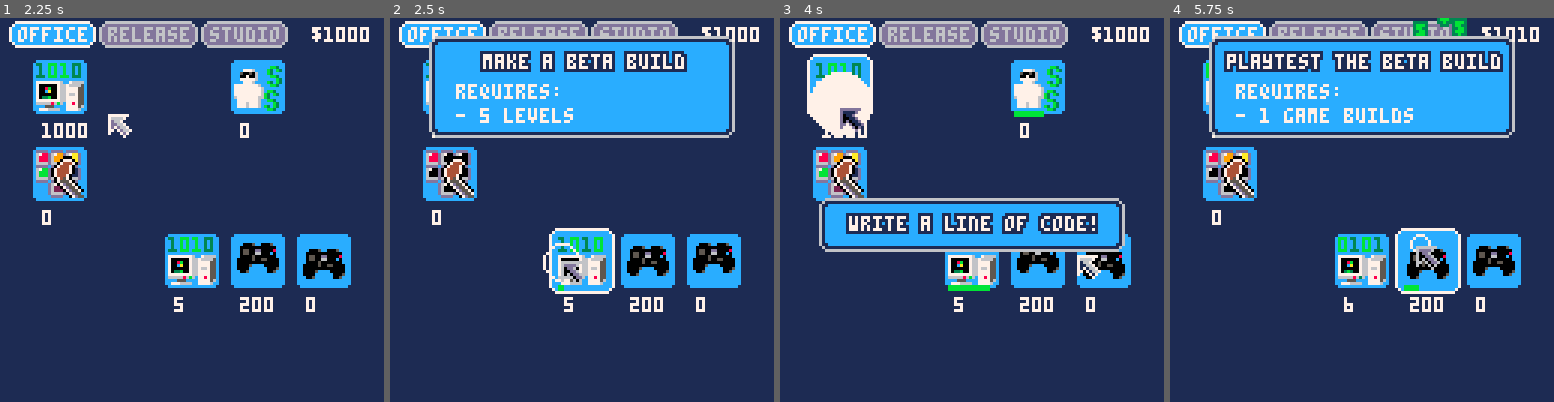
Above: before the commit, frames 1-4 (left to right).
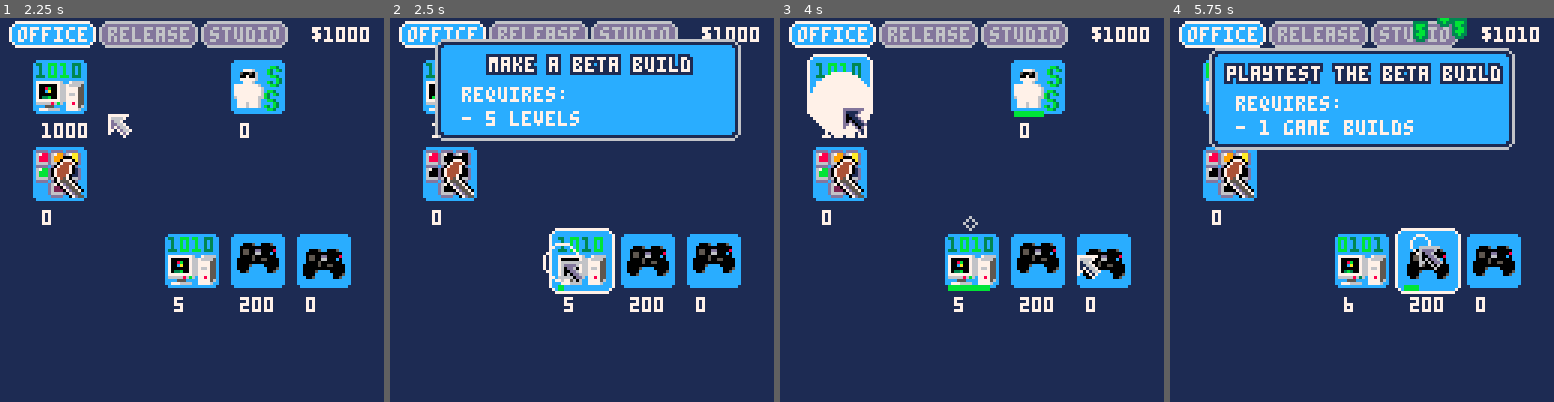
Above: after the commit, the same moments.

Repository: wesen/carts
Game: PICO-8 cartridge games/gamedevgame/gamedevgame.p8
Two runs of this game, one before a commit and one after it. Both use one fixed random seed, a clock stepped at 60 frames per second and the inputs below.
Inputs (mouse positions are in pixels of both pictures, inside the frame that each line leads up to):
- Up to frame 1 (2.25 s): click (280, 121) at 0.67 s; click (46, 267) at 1.22 s; click (107, 114) at 1.77 s
- Up to frame 2 (2.5 s): click (562, 259) at 2.32 s
- Up to frame 3 (4 s): click (1014, 106) at 2.87 s; click (1075, 256) at 3.42 s; click (841, 102) at 3.97 s
- Up to frame 4 (5.75 s): click (1292, 248) at 4.52 s; click (1354, 94) at 5.07 s; click (1419, 244) at 5.62 s

Frame 1 is identical in both runs. In frame 2, 8.1% of the frame differs, in the area x 10-92%, y 4-33%; in frame 3, 7.4%; in frame 4, 12%, in the area x 10-90%, y 4-66%.

Commit message:
Make dialog appear animation. bounce

Diff:
--- a/games/gamedevgame/dialogbox.lua
+++ b/games/gamedevgame/dialogbox.lua
@@ -3,6 +3,8 @@
  self.text={}
  self.shkx=0
  self.shky=0
+ self.prev_visible=false
+ self.buildup=0
 end)
 
 glb_dialogbox=cls_dialogbox.init()
@@ -15,21 +17,44 @@
 function cls_dialogbox:draw()
  update_shake(self)
 
+
+ if not self.visible then
+  self.prev_visible=self.visible
+  return
+ end
+
  local y=62
  local x=15+self.shkx
- if (not self.visible) return
-
  if (glb_mouse_y>56) y=8
  local h=14+(#self.text-1)*8
+ local w=98
 
- y+=self.shky
+ if not self.prev_visible then
+  self.buildup=0
+ end
 
- draw_rounded_rect2(x,y+0,98,h,12,1,6)
- if #self.text>=1 then
-  local txt=self.text[1][2]
-  bstr(txt,64-#txt*2+self.shkx,y+3,1,7)
+ local n=7
+ if self.buildup<n then
+  self.buildup+=1
+  local actual_h=inexpo(self.buildup,0,h+20,n)
+  local actual_w=inexpo(self.buildup,0,120,n)
+  y+=h/2-actual_h/2
+  x+=w/2-actual_w/2
+
+  draw_rounded_rect2(x,y+0,actual_w,actual_h,12,1,6)
+  if (self.buildup==n) self:shake(5)
+ else
+  y+=self.shky
+
+  draw_rounded_rect2(x,y+0,w,h,12,1,6)
+  if #self.text>=1 then
+   local txt=self.text[1][2]
+   bstr(txt,64-#txt*2+self.shkx,y+3,1,7)
+  end
+  for i=2,#self.text do
+   print(self.text[i][2],x+7,y+i*8-2,self.text[i][1])
+  end
  end
- for i=2,#self.text do
-  print(self.text[i][2],x+7,y+i*8-2,self.text[i][1])
- end
+
+ self.prev_visible=self.visible
 end
--- a/games/gamedevgame/gamedevgame.p8
+++ b/games/gamedevgame/gamedevgame.p8
@@ -703,6 +703,8 @@
  self.text={}
  self.shkx=0
  self.shky=0
+ self.prev_visible=false
+ self.buildup=0
 end)
 
 glb_dialogbox=cls_dialogbox.init()
@@ -715,23 +717,46 @@
 function cls_dialogbox:draw()
  update_shake(self)
 
+
+ if not self.visible then
+  self.prev_visible=self.visible
+  return
+ end
+
  local y=62
  local x=15+self.shkx
- if (not self.visible) return
-
  if (glb_mouse_y>56) y=8
  local h=14+(#self.text-1)*8
-
- y+=self.shky
-
- draw_rounded_rect2(x,y+0,98,h,12,1,6)
- if #self.text>=1 then
-  local txt=self.text[1][2]
-  bstr(txt,64-#txt*2+self.shkx,y+3,1,7)
- end
- for i=2,#self.text do
-  print(self.text[i][2],x+7,y+i*8-2,self.text[i][1])
- end
+ local w=98
+
+ if not self.prev_visible then
+  self.buildup=0
+ end
+
+ local n=7
+ if self.buildup<n then
+  self.buildup+=1
+  local actual_h=inexpo(self.buildup,0,h+20,n)
+  local actual_w=inexpo(self.buildup,0,120,n)
+  y+=h/2-actual_h/2
+  x+=w/2-actual_w/2
+
+  draw_rounded_rect2(x,y+0,actual_w,actual_h,12,1,6)
+  if (self.buildup==n) self:shake(5)
+ else
+  y+=self.shky
+
+  draw_rounded_rect2(x,y+0,w,h,12,1,6)
+  if #self.text>=1 then
+   local txt=self.text[1][2]
+   bstr(txt,64-#txt*2+self.shkx,y+3,1,7)
+  end
+  for i=2,#self.text do
+   print(self.text[i][2],x+7,y+i*8-2,self.text[i][1])
+  end
+ end
+
+ self.prev_visible=self.visible
 end
 
 cls_mouse=class(function(self)
